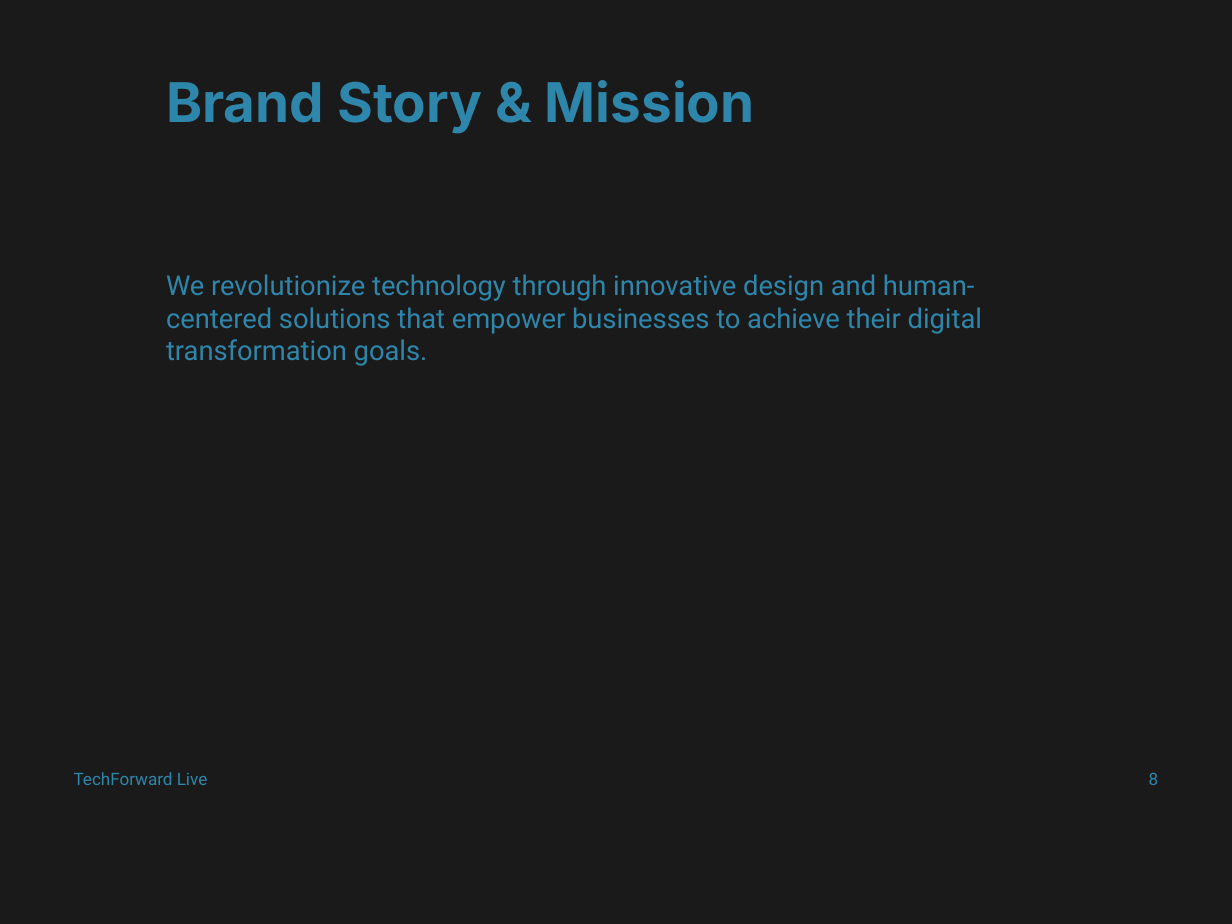
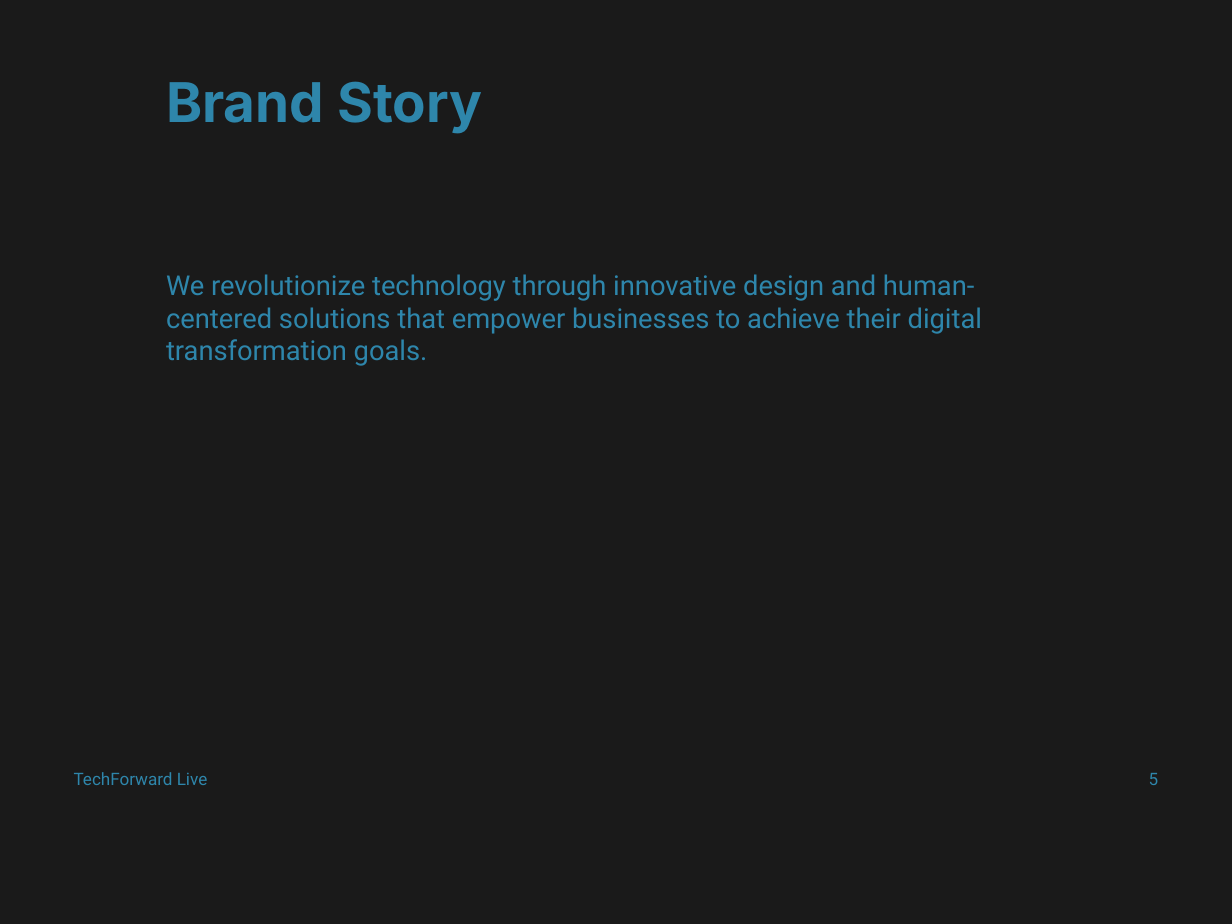
Before and after one commit to md-anas-sabah/brand_book_generator_crewai, a slide deck: slide 5 of output/techforward_live/techforward_live_enhanced_brand_book.pptx (slide 8 before the commit). Drawn at 1232x924 pixels with LibreOffice and Linux fonts; fonts in the diff are those of the drawing. Boxes give left, top, right and bottom in pixels: in the first picture for what was removed or moved away, otherwise in the second. Text is boxed around its words. In the diff, an @@ line names an element or a change of style, - is before the commit and + after.

```diff
--- a/output/techforward_live/techforward_live_enhanced_brand_book.pptx
+++ b/output/techforward_live/techforward_live_enhanced_brand_book.pptx
@@ text at (x1=166, y1=81, x2=482, y2=133): text changed @@
-Brand Story & Mission
+Brand Story
@@ text at (x1=1149, y1=773, x2=1159, y2=785): text changed @@
-8
+5
```
Also in this commit, not shown: 4 other slides changed, 6 slides removed, 1 other file.
